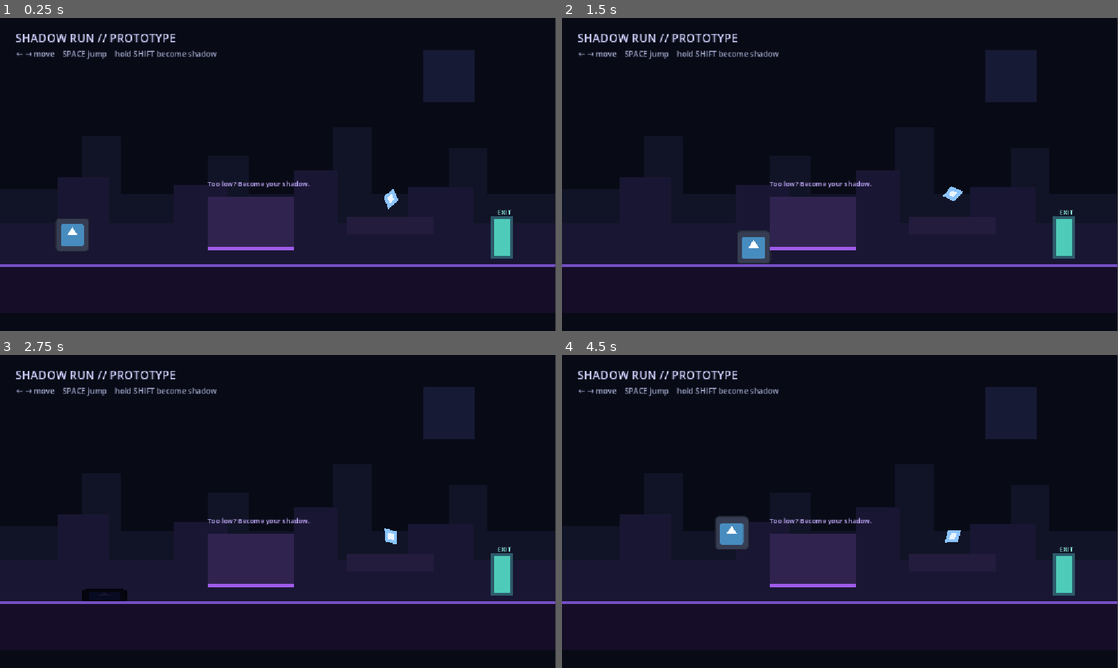
Above: before the commit, frames 1-4 (two rows, left to right).
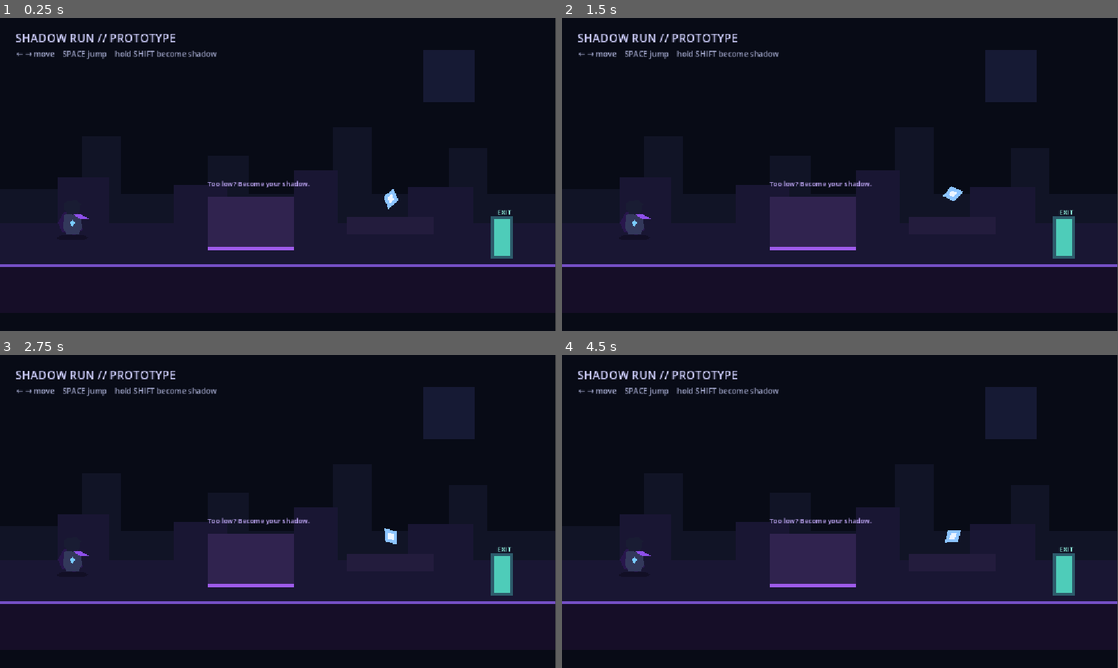
Above: after the commit, the same moments.

Repository: Yass29/shadow-run
Game: Godot game, scene res://level1.tscn
The game is run twice, just before and just after one commit, with the same random seed, the same clock (stepped at 60 frames per second) and the same inputs. The engine's default icon, where the game draws it, is replaced by a stand-in: a white triangle on a blue panel in a dark square.
Inputs:
- Up to frame 1 (0.25 s): no input
- Up to frame 2 (1.5 s): tap Enter (ui_accept) at 0.5, 0.77, 0.8, 1.07, 1.35 s; hold Shift 0.53-1.28 s; hold Right (ui_right) from 0.53 s (still down)
- Up to frame 3 (2.75 s): tap Enter (ui_accept) at 1.52, 1.82, 2.3 s; tap Shift at 1.55 s; release Right (ui_right) at 2.03 s; hold Left (ui_left) from 2.03 s (still down); hold Shift from 2.03 s (still down)
- Up to frame 4 (4.5 s): release Left (ui_left) at 2.78 s; release Shift at 2.78 s; hold Right (ui_right) 2.78-4.28 s; tap Shift at 2.85, 4.35 s; tap Enter (ui_accept) at 3.02, 3.32, 3.6, 3.77, 4.07 s; hold Left (ui_left) from 4.28 s (still down)

The runs differ from the first frame. In frame 1, 0.6% of the frame differs, in the area x 10-16%, y 62-75%; in frame 2, 0.8%; in frame 3, 0.4%; in frame 4, 0.9%, in the area x 10-34%, y 51-70%.
Error after the commit: Parse Error: Cannot infer the type of "moving" variable because the value doesn't have a set type. (res://player.gd:70)

Commit message:
Add stylized hero and fluid shadow animation (#2)
* Animate new hero and shadow transformation

* Add stylized Shadow Run hero

* Use stylized hero in level

* Keep hero facing animation stable

Diff:
--- /dev/null
+++ b/hero.tscn
@@ -0,0 +1,32 @@
+[gd_scene format=3]
+
+[node name="Body" type="Node2D"]
+
+[node name="Cape" type="Polygon2D" parent="."]
+z_index = -1
+polygon = PackedVector2Array(-18, -18, 10, -22, 22, 18, 4, 30, -22, 22, -30, 4)
+color = Color(0.16, 0.09, 0.30, 1)
+
+[node name="Torso" type="Polygon2D" parent="."]
+polygon = PackedVector2Array(-16, -14, 16, -14, 20, 14, 12, 28, -12, 28, -20, 14)
+color = Color(0.20, 0.22, 0.36, 1)
+
+[node name="Head" type="Polygon2D" parent="."]
+position = Vector2(0, -29)
+polygon = PackedVector2Array(-16, -10, 8, -15, 17, -5, 14, 12, 4, 17, -10, 14, -18, 5)
+color = Color(0.10, 0.11, 0.20, 1)
+
+[node name="Eyes" type="Polygon2D" parent="."]
+position = Vector2(0, -28)
+polygon = PackedVector2Array(-10, -2, -3, -2, -2, 2, -8, 3, -10, 1, 3, -2, 10, -2, 10, 1, 8, 3, 2, 2)
+color = Color(0.55, 0.88, 1, 1)
+
+[node name="Scarf" type="Polygon2D" parent="."]
+position = Vector2(10, -11)
+polygon = PackedVector2Array(-7, -4, 7, -3, 28, 8, 11, 8, -2, 3)
+color = Color(0.56, 0.31, 0.92, 1)
+
+[node name="Core" type="Polygon2D" parent="."]
+position = Vector2(0, 5)
+polygon = PackedVector2Array(0, -7, 6, 0, 0, 7, -6, 0)
+color = Color(0.48, 0.80, 1, 1)
--- a/level1.tscn
+++ b/level1.tscn
@@ -1,7 +1,7 @@
 [gd_scene load_steps=8 format=3 uid="uid://doxplx6nrjfq1"]
 
 [ext_resource type="Script" uid="uid://gnog5jweu2oj" path="res://player.gd" id="1_dopym"]
-[ext_resource type="Texture2D" uid="uid://df5ovurx35pcl" path="res://icon.svg" id="2_ootpb"]
+[ext_resource type="PackedScene" path="res://hero.tscn" id="2_hero"]
 [ext_resource type="Script" path="res://energy_fragment.gd" id="3_energy"]
 
 [sub_resource type="RectangleShape2D" id="RectangleShape2D_player"]
@@ -67,8 +67,14 @@
 [node name="CollisionShape2D" type="CollisionShape2D" parent="Player"]
 shape = SubResource("RectangleShape2D_player")
 
-[node name="Sprite2D" type="Sprite2D" parent="Player"]
-texture = ExtResource("2_ootpb")
+[node name="FloorShadow" type="Polygon2D" parent="Player"]
+z_index = -1
+position = Vector2(0, 35)
+polygon = PackedVector2Array(-24, -5, 24, -5, 34, 0, 24, 5, -24, 5, -34, 0)
+color = Color(0.02, 0.015, 0.05, 1)
+modulate = Color(1, 1, 1, 0.35)
+
+[node name="Body" parent="Player" instance=ExtResource("2_hero")]
 
 [node name="Ground" type="StaticBody2D" parent="."]
 position = Vector2(575, 560)
--- a/player.gd
+++ b/player.gd
@@ -1,47 +1,79 @@
 extends CharacterBody2D
 
-const SPEED := 260.0
-const JUMP_VELOCITY := -450.0
-const NORMAL_COLLISION_SIZE := Vector2(52, 70)
-const SHADOW_COLLISION_SIZE := Vector2(72, 24)
-const NORMAL_SPRITE_SCALE := Vector2(0.55, 0.55)
-const SHADOW_SPRITE_SCALE := Vector2(0.72, 0.20)
+const SPEED := 270.0
+const JUMP_VELOCITY := -470.0
+const NORMAL_COLLISION_SIZE := Vector2(40, 68)
+const SHADOW_COLLISION_SIZE := Vector2(76, 22)
+const NORMAL_VISUAL_SCALE := Vector2.ONE
+const SHADOW_VISUAL_SCALE := Vector2(1.55, 0.28)
 
 var is_shadow := false
+var facing := 1.0
+var anim_time := 0.0
+
+@onready var body: Node2D = $Body
+@onready var collision: CollisionShape2D = $CollisionShape2D
+@onready var floor_shadow: Polygon2D = $FloorShadow
 
 func _ready() -> void:
-	$Sprite2D.scale = NORMAL_SPRITE_SCALE
-	$CollisionShape2D.shape.size = NORMAL_COLLISION_SIZE
+	collision.shape.size = NORMAL_COLLISION_SIZE
+	body.scale = NORMAL_VISUAL_SCALE
 
 func _physics_process(delta: float) -> void:
+	anim_time += delta
+
 	if not is_on_floor():
 		velocity += get_gravity() * delta
 
-	if Input.is_action_just_pressed("ui_accept") and is_on_floor():
+	if Input.is_action_just_pressed("ui_accept") and is_on_floor() and not is_shadow:
 		velocity.y = JUMP_VELOCITY
 
 	var direction := Input.get_axis("ui_left", "ui_right")
 	if direction:
+		facing = sign(direction)
 		velocity.x = direction * SPEED
 	else:
-		velocity.x = move_toward(velocity.x, 0, SPEED)
+		velocity.x = move_toward(velocity.x, 0, SPEED * 5.0 * delta)
 
 	set_shadow_mode(Input.is_key_pressed(KEY_SHIFT))
 	move_and_slide()
+	animate_character(direction, delta)
 
 func set_shadow_mode(enabled: bool) -> void:
 	if is_shadow == enabled:
 		return
 
 	is_shadow = enabled
-	var sprite := $Sprite2D
-	var collision := $CollisionShape2D
 
 	if is_shadow:
-		sprite.modulate = Color(0.10, 0.08, 0.18, 1.0)
-		sprite.scale = SHADOW_SPRITE_SCALE
 		collision.shape.size = SHADOW_COLLISION_SIZE
 	else:
-		sprite.modulate = Color.WHITE
-		sprite.scale = NORMAL_SPRITE_SCALE
 		collision.shape.size = NORMAL_COLLISION_SIZE
+
+func animate_character(direction: float, delta: float) -> void:
+	var base_scale := SHADOW_VISUAL_SCALE if is_shadow else NORMAL_VISUAL_SCALE
+	var target_scale := Vector2(base_scale.x * facing, base_scale.y)
+	body.scale = body.scale.lerp(target_scale, min(delta * 13.0, 1.0))
+
+	if is_shadow:
+		body.modulate = body.modulate.lerp(Color(0.17, 0.10, 0.28, 0.90), min(delta * 10.0, 1.0))
+		body.position.y = lerpf(body.position.y, 20.0, min(delta * 12.0, 1.0))
+		body.rotation = lerpf(body.rotation, 0.0, min(delta * 12.0, 1.0))
+		floor_shadow.scale = floor_shadow.scale.lerp(Vector2(1.65, 0.65), min(delta * 12.0, 1.0))
+		floor_shadow.modulate.a = lerpf(floor_shadow.modulate.a, 0.75, min(delta * 10.0, 1.0))
+		return
+
+	body.modulate = body.modulate.lerp(Color.WHITE, min(delta * 10.0, 1.0))
+	floor_shadow.scale = floor_shadow.scale.lerp(Vector2.ONE, min(delta * 10.0, 1.0))
+	floor_shadow.modulate.a = lerpf(floor_shadow.modulate.a, 0.35, min(delta * 10.0, 1.0))
+
+	var moving := abs(direction) > 0.01 and is_on_floor()
+	var bob := sin(anim_time * 12.0) * 2.2 if moving else sin(anim_time * 3.0) * 1.0
+	body.position.y = lerpf(body.position.y, bob, min(delta * 14.0, 1.0))
+
+	if not is_on_floor():
+		body.rotation = lerpf(body.rotation, clamp(velocity.y / 1800.0, -0.16, 0.16), min(delta * 8.0, 1.0))
+	elif moving:
+		body.rotation = lerpf(body.rotation, sin(anim_time * 12.0) * 0.035, min(delta * 12.0, 1.0))
+	else:
+		body.rotation = lerpf(body.rotation, 0.0, min(delta * 10.0, 1.0))
